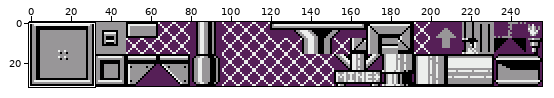
One commit to this sprite sheet: gfx/tileset02.png. Above: a wide view before the commit, with the close-up outlined.
Close-up. Before the commit:
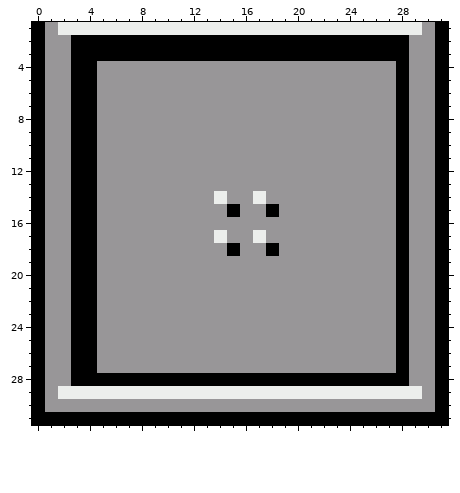
The file is 256x32 pixels. Shown: x 0..31, y 1..31. The commit also changed other parts of the picture, which this record leaves out.
Once edited:
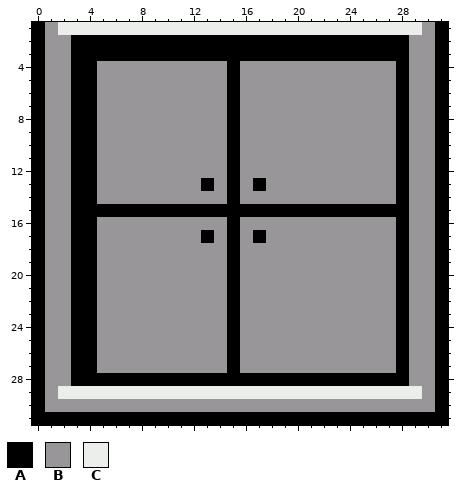
Palette (. is transparent): A #000000  B #989698  C #eceeec
What changed:
@@ x 0..31 @@
  3 ABBAAAAAAAAAAAAAAAAAAAAAAAAAABBA
- 4 ABBAABBBBBBBBBBBBBBBBBBBBBBBABBA
- 5 ABBAABBBBBBBBBBBBBBBBBBBBBBBABBA
- 6 ABBAABBBBBBBBBBBBBBBBBBBBBBBABBA
- 7 ABBAABBBBBBBBBBBBBBBBBBBBBBBABBA
- 8 ABBAABBBBBBBBBBBBBBBBBBBBBBBABBA
- 9 ABBAABBBBBBBBBBBBBBBBBBBBBBBABBA
-10 ABBAABBBBBBBBBBBBBBBBBBBBBBBABBA
-11 ABBAABBBBBBBBBBBBBBBBBBBBBBBABBA
-12 ABBAABBBBBBBBBBBBBBBBBBBBBBBABBA
-13 ABBAABBBBBBBBBBBBBBBBBBBBBBBABBA
-14 ABBAABBBBBBBBBCBBCBBBBBBBBBBABBA
-15 ABBAABBBBBBBBBBABBABBBBBBBBBABBA
-16 ABBAABBBBBBBBBBBBBBBBBBBBBBBABBA
-17 ABBAABBBBBBBBBCBBCBBBBBBBBBBABBA
-18 ABBAABBBBBBBBBBABBABBBBBBBBBABBA
-19 ABBAABBBBBBBBBBBBBBBBBBBBBBBABBA
-20 ABBAABBBBBBBBBBBBBBBBBBBBBBBABBA
-21 ABBAABBBBBBBBBBBBBBBBBBBBBBBABBA
-22 ABBAABBBBBBBBBBBBBBBBBBBBBBBABBA
-23 ABBAABBBBBBBBBBBBBBBBBBBBBBBABBA
-24 ABBAABBBBBBBBBBBBBBBBBBBBBBBABBA
-25 ABBAABBBBBBBBBBBBBBBBBBBBBBBABBA
-26 ABBAABBBBBBBBBBBBBBBBBBBBBBBABBA
-27 ABBAABBBBBBBBBBBBBBBBBBBBBBBABBA
+ 4 ABBAABBBBBBBBBBABBBBBBBBBBBBABBA
+ 5 ABBAABBBBBBBBBBABBBBBBBBBBBBABBA
+ 6 ABBAABBBBBBBBBBABBBBBBBBBBBBABBA
+ 7 ABBAABBBBBBBBBBABBBBBBBBBBBBABBA
+ 8 ABBAABBBBBBBBBBABBBBBBBBBBBBABBA
+ 9 ABBAABBBBBBBBBBABBBBBBBBBBBBABBA
+10 ABBAABBBBBBBBBBABBBBBBBBBBBBABBA
+11 ABBAABBBBBBBBBBABBBBBBBBBBBBABBA
+12 ABBAABBBBBBBBBBABBBBBBBBBBBBABBA
+13 ABBAABBBBBBBBABABABBBBBBBBBBABBA
+14 ABBAABBBBBBBBBBABBBBBBBBBBBBABBA
+15 ABBAAAAAAAAAAAAAAAAAAAAAAAAAABBA
+16 ABBAABBBBBBBBBBABBBBBBBBBBBBABBA
+17 ABBAABBBBBBBBABABABBBBBBBBBBABBA
+18 ABBAABBBBBBBBBBABBBBBBBBBBBBABBA
+19 ABBAABBBBBBBBBBABBBBBBBBBBBBABBA
+20 ABBAABBBBBBBBBBABBBBBBBBBBBBABBA
+21 ABBAABBBBBBBBBBABBBBBBBBBBBBABBA
+22 ABBAABBBBBBBBBBABBBBBBBBBBBBABBA
+23 ABBAABBBBBBBBBBABBBBBBBBBBBBABBA
+24 ABBAABBBBBBBBBBABBBBBBBBBBBBABBA
+25 ABBAABBBBBBBBBBABBBBBBBBBBBBABBA
+26 ABBAABBBBBBBBBBABBBBBBBBBBBBABBA
+27 ABBAABBBBBBBBBBABBBBBBBBBBBBABBA
 28 ABBAAAAAAAAAAAAAAAAAAAAAAAAAABBA
Boxes around the changes in both close-ups, in picture pixels (x1, y1, x2, y2):
changed: (97, 61, 396, 373)
